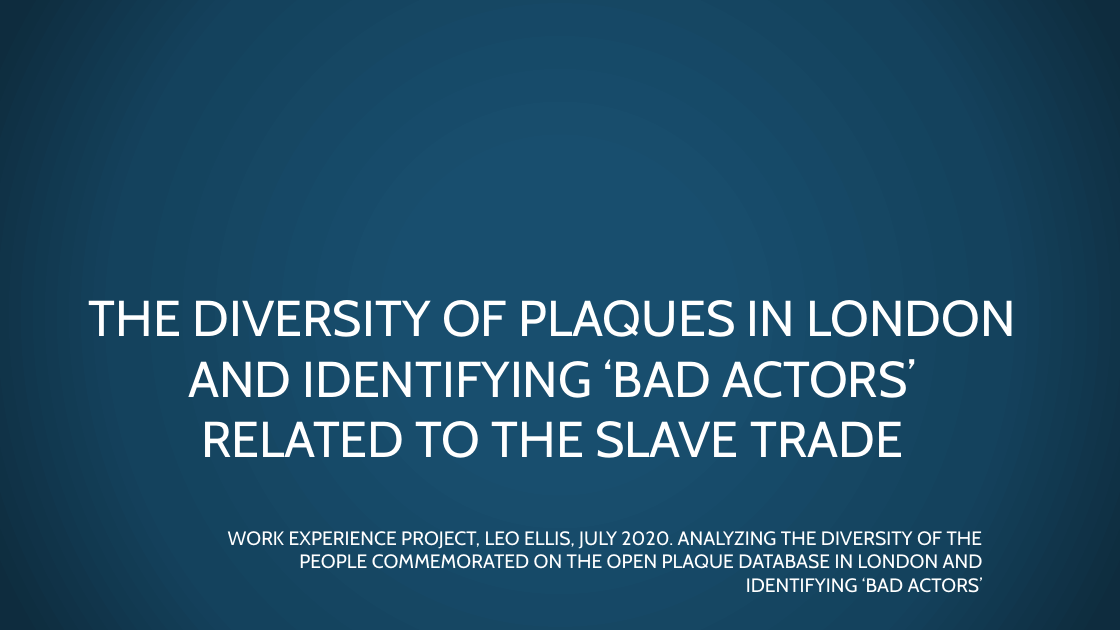
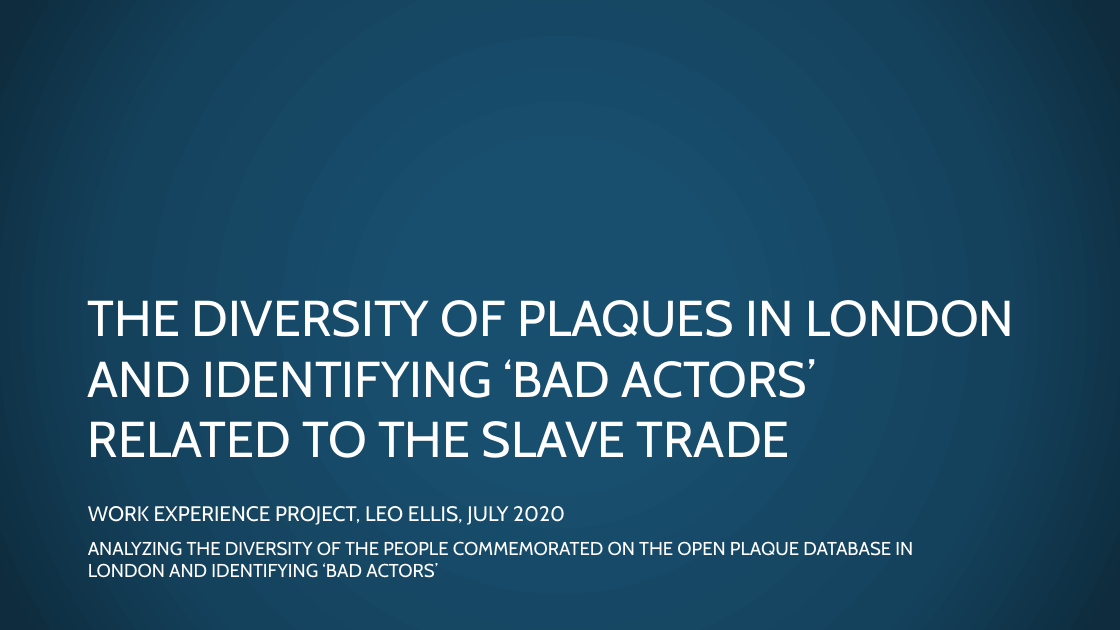
Before and after one commit to openheritage/open-plaques-diversity, a slide deck: slide 1 of The diversity of plaques in London.pptx. Drawn at 1120x630 pixels with LibreOffice and Linux fonts; fonts in the diff are those of the drawing; background and template pictures are left out. Boxes give left, top, right and bottom in pixels: in the first picture for what was removed or moved away, otherwise in the second. Text is boxed around its words. In the diff, an @@ line names an element or a change of style, - is before the commit and + after.

```diff
--- a/The diversity of plaques in London.pptx
+++ b/The diversity of plaques in London.pptx
@@ title "THE DIVERSITY OF PLAQUES IN ..." at bbox=[88, 300, 1014, 458]: alignment centre to left @@
@@ subtitle at bbox=[88, 506, 913, 578]: text changed; size 16.6 to 16 pt @@
-WORK EXPERIENCE PROJECT, LEO ELLIS, JULY 2020. ANALYZING THE DIVERSITY OF THE PEOPLE COMMEMORATED ON THE OPEN PLAQUE DATABASE IN LONDON AND IDENTIFYING ‘BAD ACTORS’
+WORK EXPERIENCE PROJECT, LEO ELLIS, JULY 2020
+ANALYZING THE DIVERSITY OF THE PEOPLE COMMEMORATED ON THE OPEN PLAQUE DATABASE IN LONDON AND IDENTIFYING ‘BAD ACTORS’
```
Also in this commit, not shown: 6 other slides changed, 1 slide added.
